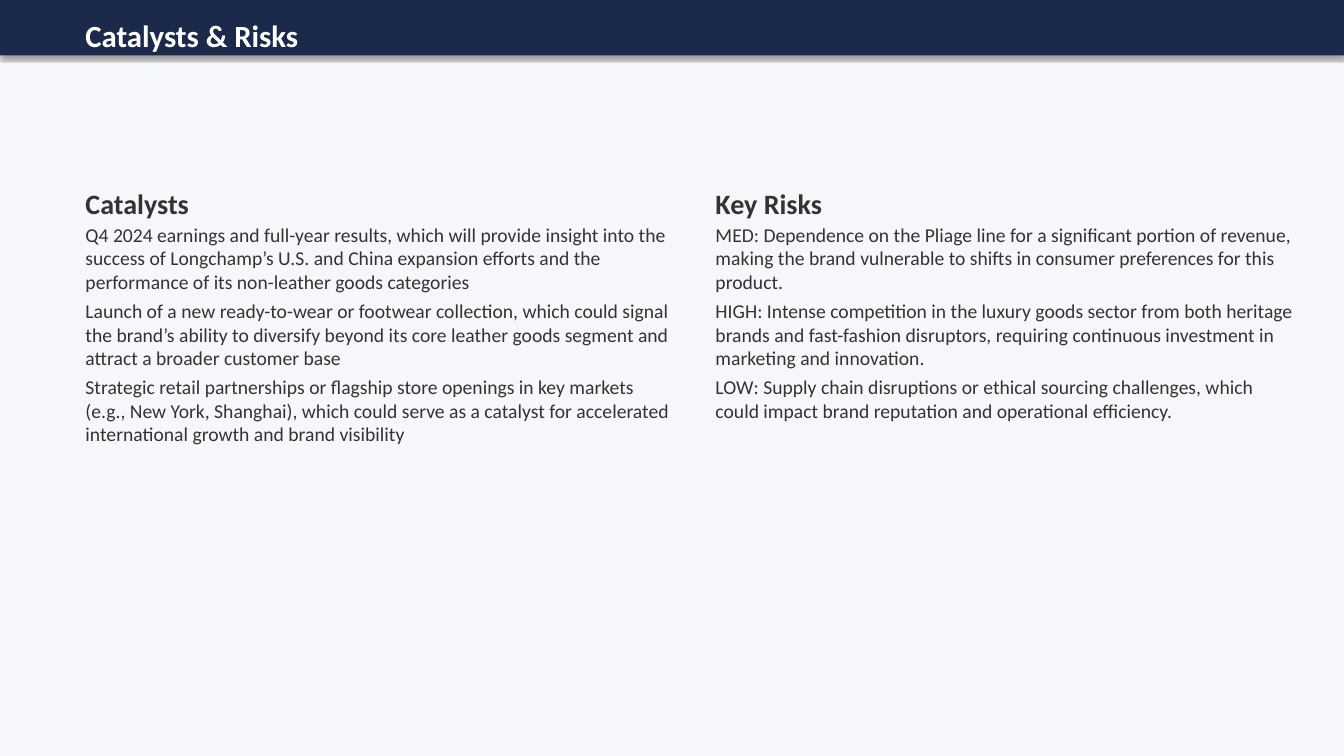
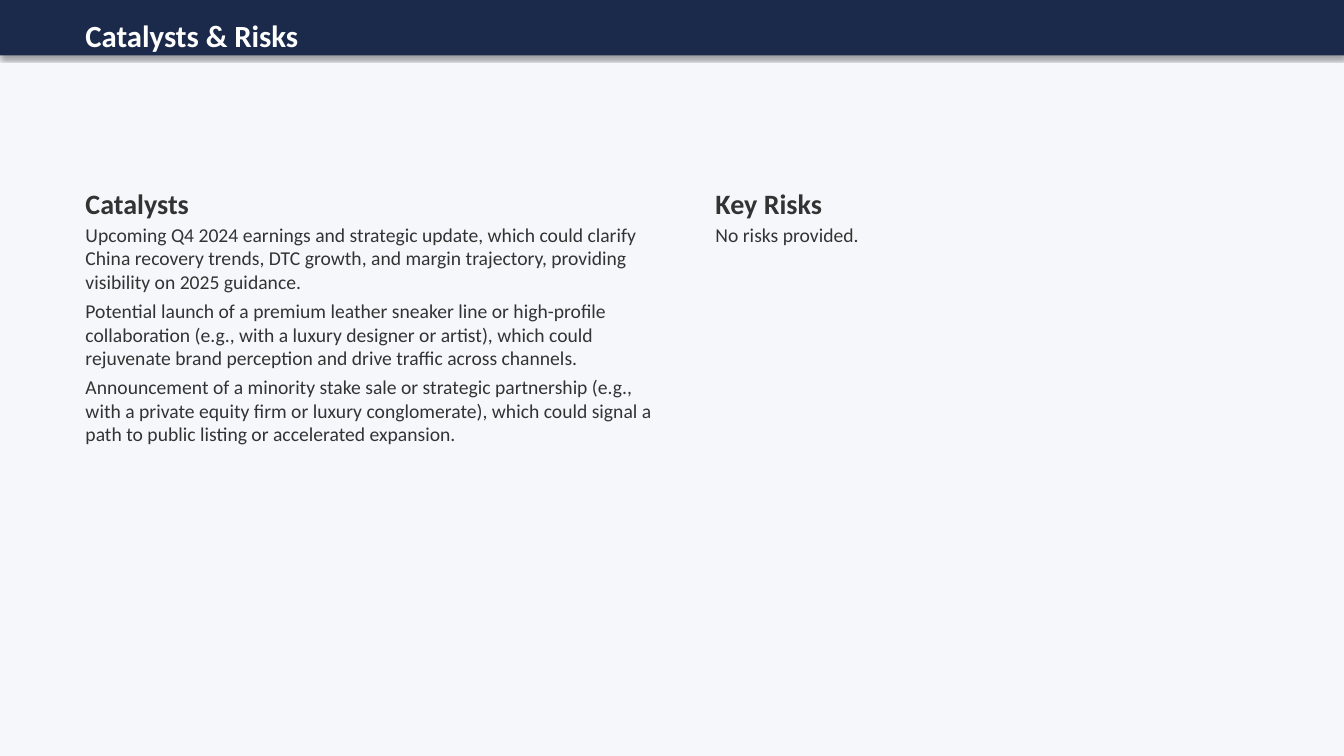
Before and after one commit to 98Rico/GoldRogerM-A, a slide deck: slide 10 of outputs/Longchamp_analysis.pptx (slide 7 before the commit). Drawn at 1344x756 pixels with LibreOffice and Linux fonts; fonts in the diff are those of the drawing. Boxes give left, top, right and bottom in pixels: in the first picture for what was removed or moved away, otherwise in the second. Text is boxed around its words. In the diff, an @@ line names an element or a change of style, - is before the commit and + after.

```diff
--- a/outputs/Longchamp_analysis.pptx
+++ b/outputs/Longchamp_analysis.pptx
@@ text at bbox=[85, 228, 651, 445]: text changed @@
-Q4 2024 earnings and full-year results, which will provide insight into the success of Longchamp’s U.S. and China expansion efforts and the performance of its non-leather goods categories
-Launch of a new ready-to-wear or footwear collection, which could signal the brand’s ability to diversify beyond its core leather goods segment and attract a broader customer base
-Strategic retail partnerships or flagship store openings in key markets (e.g., New York, Shanghai), which could serve as a catalyst for accelerated international growth and brand visibility
+Upcoming Q4 2024 earnings and strategic update, which could clarify China recovery trends, DTC growth, and margin trajectory, providing visibility on 2025 guidance.
+Potential launch of a premium leather sneaker line or high-profile collaboration (e.g., with a luxury designer or artist), which could rejuvenate brand perception and drive traffic across channels.
+Announcement of a minority stake sale or strategic partnership (e.g., with a private equity firm or luxury conglomerate), which could signal a path to public listing or accelerated expansion.
@@ text at bbox=[715, 228, 859, 245]: text changed @@
-MED: Dependence on the Pliage line for a significant portion of revenue, making the brand vulnerable to shifts in consumer preferences for this product.
-HIGH: Intense competition in the luxury goods sector from both heritage brands and fast-fashion disruptors, requiring continuous investment in marketing and innovation.
-LOW: Supply chain disruptions or ethical sourcing challenges, which could impact brand reputation and operational efficiency.
+No risks provided.
```
Also in this commit, not shown: 6 other slides changed, 3 slides added, 3 other files.
